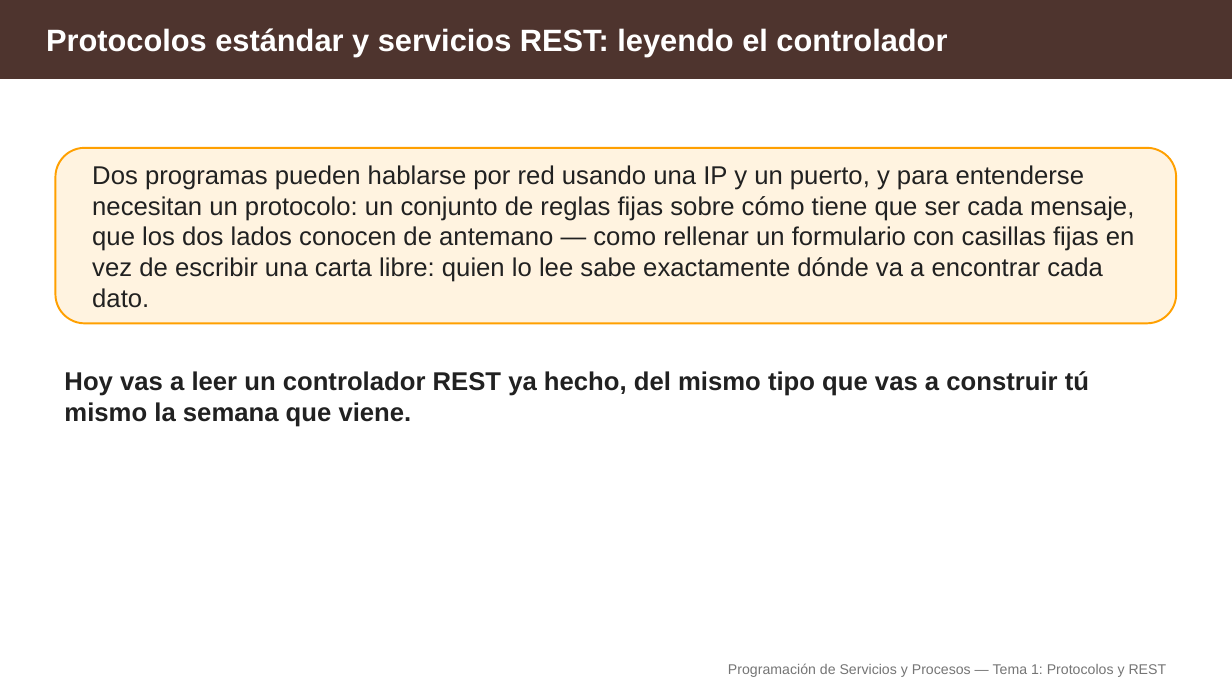
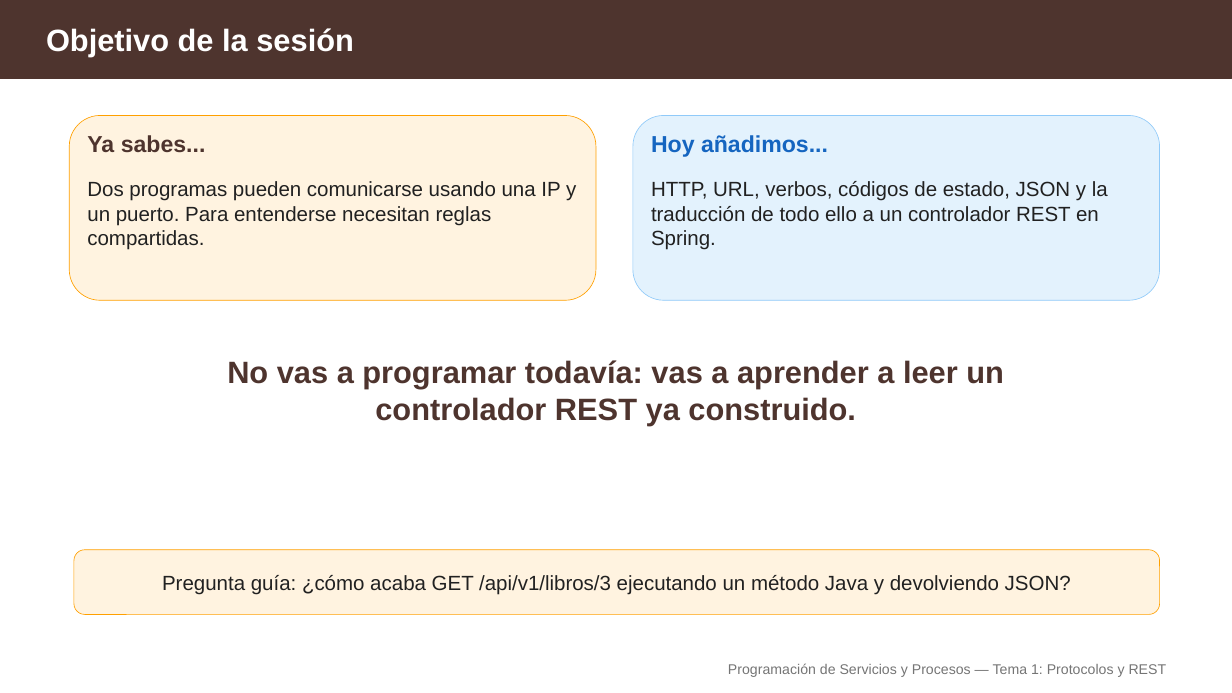
Before and after one commit to aitorventura/programacion-servicios-procesos, a slide deck: slide 2 of docs/tema1/diapositivas/protocolos-y-rest.pptx. Drawn at 1232x693 pixels with LibreOffice and Linux fonts; fonts in the diff are those of the drawing. Boxes give left, top, right and bottom in pixels: in the first picture for what was removed or moved away, otherwise in the second. Text is boxed around its words. In the diff, an @@ line names an element or a change of style, - is before the commit and + after.

Commit message:
diapositivas protocolos y rest

```diff
--- a/docs/tema1/diapositivas/protocolos-y-rest.pptx
+++ b/docs/tema1/diapositivas/protocolos-y-rest.pptx
@@ text at bbox=[46, 28, 354, 57]: text changed @@
-Protocolos estándar y servicios REST: leyendo el controlador
+Objetivo de la sesión
@@ rounded rectangle added at bbox=[69, 116, 596, 300], fill #FFF3E0, outline #FFA000 0.5 pt @@
@@ rounded rectangle added at bbox=[633, 116, 1160, 300], fill #E3F2FD, outline #90CAF9 0.5 pt @@
@@ rounded rectangle removed at bbox=[55, 148, 1177, 323] @@
@@ text added at bbox=[87, 135, 206, 152], 18 pt, text #4E342E, bold @@
+Ya sabes...
@@ text added at bbox=[651, 135, 828, 157], 18 pt, text #1565C0, bold @@
+Hoy añadimos...
@@ text removed at bbox=[92, 165, 1135, 308] @@
-Dos programas pueden hablarse por red usando una IP y un puerto, y para entenderse necesitan un protocolo: un conjunto de reglas fijas sobre cómo tiene que ser cada mensaje, que los dos lados conocen de antemano — como rellenar un formulario con casillas fijas en vez de escribir una carta libre: quien lo lee sabe exactamente dónde va a encontrar cada dato.
@@ text added at bbox=[87, 181, 576, 250], 16 pt, text #212121 @@
+Dos programas pueden comunicarse usando una IP y un puerto. Para entenderse necesitan reglas compartidas.
@@ text added at bbox=[651, 181, 1108, 250], 16 pt, text #212121 @@
+HTTP, URL, verbos, códigos de estado, JSON y la traducción de todo ello a un controlador REST en Spring.
@@ text at bbox=[227, 360, 1004, 425]: text changed; size 20 to 24 pt; text colour #212121 to #4E342E @@
-Hoy vas a leer un controlador REST ya hecho, del mismo tipo que vas a construir tú mismo la semana que viene.
+No vas a programar todavía: vas a aprender a leer un controlador REST ya construido.
@@ rounded rectangle added at bbox=[74, 550, 1160, 615], fill #FFF3E0, outline #FFA000 0.5 pt @@
@@ text added at bbox=[162, 575, 1071, 595], 16 pt, text #212121 @@
+Pregunta guía: ¿cómo acaba GET /api/v1/libros/3 ejecutando un método Java y devolviendo JSON?
```
Also in this commit, not shown: 15 other slides changed, 1 slide added, 19 slides removed, 1 other file.
